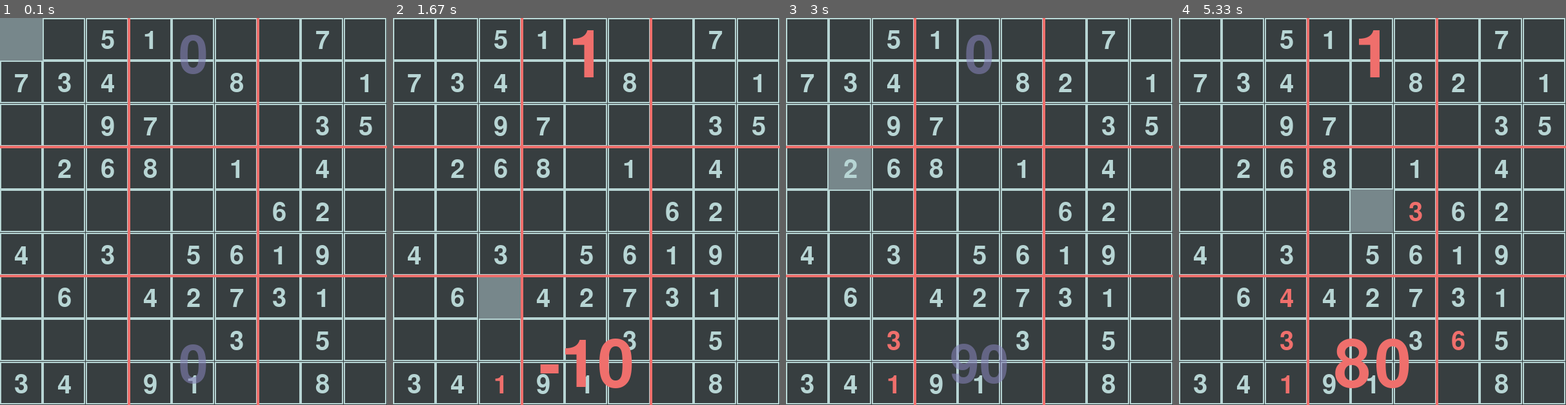
Above: before the commit, frames 1-4 (left to right).
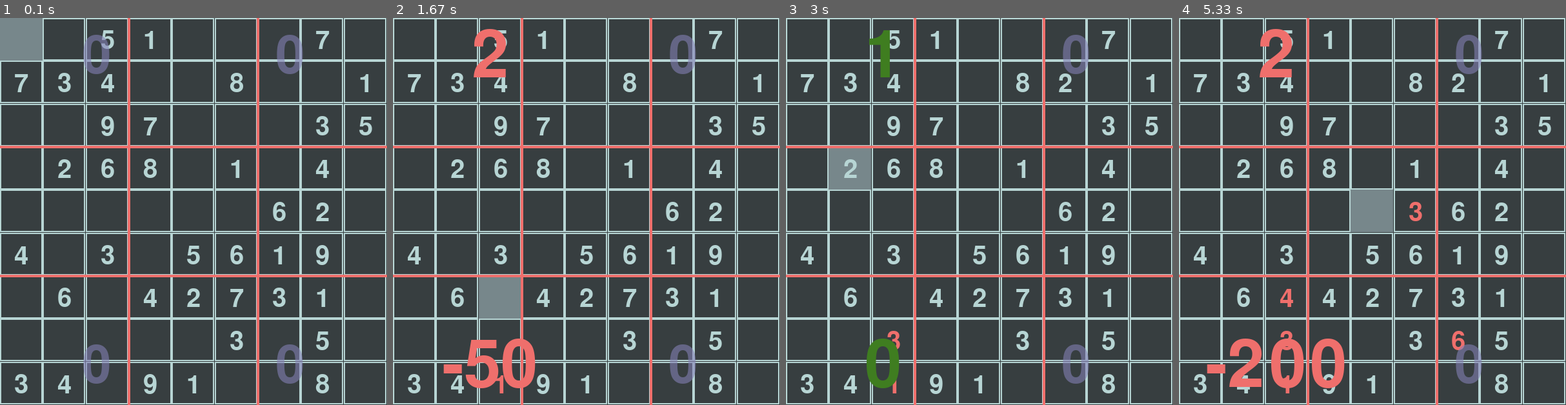
Above: after the commit, the same moments.

Repository: leifer98/soduko-python
Game: pygame game, started from soduko.py
The game is run twice, just before and just after one commit, with the same random seed, the same clock (stepped at 60 frames per second) and the same inputs.
Inputs (mouse positions are in pixels of both pictures, inside the frame that each line leads up to):
- Up to frame 1 (0.1 s): no input
- Up to frame 2 (1.67 s): hold Left 0.33-0.87 s; move the mouse to (578, 257) at 0.37 s; click (443, 172) at 0.95 s; hold Down 1.23-1.53 s; click (520, 304) at 1.32 s; tap 1 at 1.57 s
- Up to frame 3 (3 s): tap 3 at 1.97, 2.27, 2.4 s; click (878, 331) at 1.98 s; tap 4 at 2.05 s; hold 2 2.33-2.7 s; click (1080, 68) at 2.42 s; tap 5 at 2.48 s; click (871, 157) at 2.78 s
- Up to frame 4 (5.33 s): hold Up 3.07-3.43 s; click (1275, 304) at 3.15 s; tap 4 at 3.22 s; hold Up 3.47-3.77 s; click (1399, 203) at 3.55 s; tap 5 at 3.62, 4.68 s; hold 6 3.8-4.17 s; hold Up 3.8-4.17 s; click (1438, 350) at 3.88 s; tap 3 at 3.95, 5.08 s; click (1426, 261) at 4.25 s; hold Up 4.53-4.9 s; click (1465, 211) at 4.62 s; hold Right from 4.93 s (still down); move the mouse to (1353, 215) at 4.97 s; click (1353, 215) at 5.02 s

The runs differ from the first frame. In frame 1, 2.4% of the frame differs, in the area x 21-79%, y 4-95%; in frame 2, 4.2%; in frame 3, 3.0%; in frame 4, 4.8%, in the area x 7-79%, y 2-96%.

Commit message:
added 2 players

Diff:
--- a/soduko.py
+++ b/soduko.py
@@ -9,8 +9,8 @@
 pressed = pygame.key.get_pressed()
 black, white, red, green, blue, gray = (55, 62, 64), (183, 213, 212), (239, 111, 108), (63, 125, 32), (131, 128, 182), (119, 135, 139)
 reverted, solved = [], []
-score, delay, winloss = 0, 0, True
-
+score, delay, winloss, = 0, 0, True
+player, score2 = False, 0
 # hard
 # matrix = [[7,0,6,0,0,0,0,8,0],
 #           [0,0,2,1,0,0,0,0,6],
@@ -55,7 +55,7 @@
                 matrix[i][j] = matrix[i][j] - 10
 
 def square(posX,posY,value = 0):
-    global score, start_ticks, delay, winloss
+    global score, start_ticks, delay, winloss, score2
     pygame.draw.rect(surface, white, (posX * width / 9, posY * height / 9, width / 9, height / 9), 2)
     mouse = pygame.mouse.get_pos()
     if (posX * width / 9) + (width / 9)>mouse[0]>(posX * width / 9) and \
@@ -84,117 +84,189 @@
         if pressed[pygame.K_1] or pressed[pygame.K_KP1]:
             value = 1
             if not value == solved[posX][posY]:
-                score = score - 10 * int(math.sqrt((pygame.time.get_ticks() - start_ticks)/1000))
-                delay = int((pygame.time.get_ticks() - start_ticks) / 1000)
-                start_ticks = pygame.time.get_ticks()
-                winloss = False
-            elif not matrix[posX][posY] % 10 == value:
-                score += max(100 - 10 * int(math.sqrt((pygame.time.get_ticks() - start_ticks)/1000)), 20)
-                delay = int((pygame.time.get_ticks() - start_ticks) / 1000)
+                change = max(50,30 * int(math.sqrt((pygame.time.get_ticks() - start_ticks)/1000)))
+                if not player:
+                    score -= change
+                else:
+                    score2 -= change
+                delay = ((pygame.time.get_ticks() - start_ticks) / 1000)
+                start_ticks = pygame.time.get_ticks()
+                winloss = False
+            elif not matrix[posX][posY] % 10 == value:
+                change = max(100 - 10 * int(math.sqrt((pygame.time.get_ticks() - start_ticks)/1000)), 20)
+                if not player:
+                    score += change
+                else:
+                    score2 += change
+                delay = ((pygame.time.get_ticks() - start_ticks) / 1000)
                 start_ticks = pygame.time.get_ticks()
                 winloss = True
 
         elif pressed[pygame.K_2] or pressed[pygame.K_KP2]:
             value = 2
             if not value == solved[posX][posY]:
-                score = score - 10 * int(math.sqrt((pygame.time.get_ticks() - start_ticks)/1000))
-                delay = int((pygame.time.get_ticks() - start_ticks) / 1000)
-                start_ticks = pygame.time.get_ticks()
-                winloss = False
-            elif not matrix[posX][posY] % 10 == value:
-                score += max(100 - 10 * int(math.sqrt((pygame.time.get_ticks() - start_ticks)/1000)), 20)
-                delay = int((pygame.time.get_ticks() - start_ticks) / 1000)
+                change = max(50,30 * int(math.sqrt((pygame.time.get_ticks() - start_ticks)/1000)))
+                if not player:
+                    score -= change
+                else:
+                    score2 -= change
+                delay = ((pygame.time.get_ticks() - start_ticks) / 1000)
+                start_ticks = pygame.time.get_ticks()
+                winloss = False
+            elif not matrix[posX][posY] % 10 == value:
+                change = max(100 - 10 * int(math.sqrt((pygame.time.get_ticks() - start_ticks)/1000)), 20)
+                if not player:
+                    score += change
+                else:
+                    score2 += change
+                delay = ((pygame.time.get_ticks() - start_ticks) / 1000)
                 start_ticks = pygame.time.get_ticks()
                 winloss = True
 
         elif pressed[pygame.K_3] or pressed[pygame.K_KP3]:
             value = 3
             if not value == solved[posX][posY]:
-                score = score - 10 * int(math.sqrt((pygame.time.get_ticks() - start_ticks)/1000))
-                delay = int((pygame.time.get_ticks() - start_ticks) / 1000)
-                start_ticks = pygame.time.get_ticks()
-                winloss = False
-            elif not matrix[posX][posY] % 10 == value:
-                score += max(100 - 10 * int(math.sqrt((pygame.time.get_ticks() - start_ticks)/1000)), 20)
-                delay = int((pygame.time.get_ticks() - start_ticks) / 1000)
+                change = max(50,30 * int(math.sqrt((pygame.time.get_ticks() - start_ticks)/1000)))
+                if not player:
+                    score -= change
+                else:
+                    score2 -= change
+                delay = ((pygame.time.get_ticks() - start_ticks) / 1000)
+                start_ticks = pygame.time.get_ticks()
+                winloss = False
+            elif not matrix[posX][posY] % 10 == value:
+                change = max(100 - 10 * int(math.sqrt((pygame.time.get_ticks() - start_ticks)/1000)), 20)
+                if not player:
+                    score += change
+                else:
+                    score2 += change
+                delay = ((pygame.time.get_ticks() - start_ticks) / 1000)
                 start_ticks = pygame.time.get_ticks()
                 winloss = True
 
         elif pressed[pygame.K_4] or pressed[pygame.K_KP4]:
             value = 4
             if not value == solved[posX][posY]:
-                score = score - 10 * int(math.sqrt((pygame.time.get_ticks() - start_ticks)/1000))
-                delay = int((pygame.time.get_ticks() - start_ticks) / 1000)
-                start_ticks = pygame.time.get_ticks()
-                winloss = False
-            elif not matrix[posX][posY] % 10 == value:
-                score += max(100 - 10 * int(math.sqrt((pygame.time.get_ticks() - start_ticks)/1000)), 20)
-                delay = int((pygame.time.get_ticks() - start_ticks) / 1000)
+                change = max(50,30 * int(math.sqrt((pygame.time.get_ticks() - start_ticks)/1000)))
+                if not player:
+                    score -= change
+                else:
+                    score2 -= change
+                delay = ((pygame.time.get_ticks() - start_ticks) / 1000)
+                start_ticks = pygame.time.get_ticks()
+                winloss = False
+            elif not matrix[posX][posY] % 10 == value:
+                change = max(100 - 10 * int(math.sqrt((pygame.time.get_ticks() - start_ticks)/1000)), 20)
+                if not player:
+                    score += change
+                else:
+                    score2 += change
+                delay = ((pygame.time.get_ticks() - start_ticks) / 1000)
                 start_ticks = pygame.time.get_ticks()
                 winloss = True
 
         elif pressed[pygame.K_5] or pressed[pygame.K_KP5]:
             value = 5
             if not value == solved[posX][posY]:
-                score = score - 10 * int(math.sqrt((pygame.time.get_ticks() - start_ticks)/1000))
-                delay = int((pygame.time.get_ticks() - start_ticks) / 1000)
-                start_ticks = pygame.time.get_ticks()
-                winloss = False
-            elif not matrix[posX][posY] % 10 == value:
-                score += max(100 - 10 * int(math.sqrt((pygame.time.get_ticks() - start_ticks)/1000)), 20)
-                delay = int((pygame.time.get_ticks() - start_ticks) / 1000)
+                change = max(50,30 * int(math.sqrt((pygame.time.get_ticks() - start_ticks)/1000)))
+                if not player:
+                    score -= change
+                else:
+                    score2 -= change
+                delay = ((pygame.time.get_ticks() - start_ticks) / 1000)
+                start_ticks = pygame.time.get_ticks()
+                winloss = False
+            elif not matrix[posX][posY] % 10 == value:
+                change = max(100 - 10 * int(math.sqrt((pygame.time.get_ticks() - start_ticks)/1000)), 20)
+                if not player:
+                    score += change
+                else:
+                    score2 += change
+                delay = ((pygame.time.get_ticks() - start_ticks) / 1000)
                 start_ticks = pygame.time.get_ticks()
                 winloss = True
 
         elif pressed[pygame.K_6] or pressed[pygame.K_KP6]:
             value = 6
             if not value == solved[posX][posY]:
-                score = score - 10 * int(math.sqrt((pygame.time.get_ticks() - start_ticks)/1000))
-                delay = int((pygame.time.get_ticks() - start_ticks) / 1000)
-                start_ticks = pygame.time.get_ticks()
-                winloss = False
-            elif not matrix[posX][posY] % 10 == value:
-                score += max(100 - 10 * int(math.sqrt((pygame.time.get_ticks() - start_ticks)/1000)), 20)
-                delay = int((pygame.time.get_ticks() - start_ticks) / 1000)
+                change = max(50,30 * int(math.sqrt((pygame.time.get_ticks() - start_ticks)/1000)))
+                if not player:
+                    score -= change
+                else:
+                    score2 -= change
+                delay = ((pygame.time.get_ticks() - start_ticks) / 1000)
+                start_ticks = pygame.time.get_ticks()
+                winloss = False
+            elif not matrix[posX][posY] % 10 == value:
+                change = max(100 - 10 * int(math.sqrt((pygame.time.get_ticks() - start_ticks)/1000)), 20)
+                if not player:
+                    score += change
+                else:
+                    score2 += change
+                delay = ((pygame.time.get_ticks() - start_ticks) / 1000)
                 start_ticks = pygame.time.get_ticks()
                 winloss = True
 
         elif pressed[pygame.K_7] or pressed[pygame.K_KP7]:
             value = 7
             if not value == solved[posX][posY]:
-                score = score - 10 * int(math.sqrt((pygame.time.get_ticks() - start_ticks)/1000))
-                delay = int((pygame.time.get_ticks() - start_ticks) / 1000)
-                start_ticks = pygame.time.get_ticks()
-                winloss = False
-            elif not matrix[posX][posY] % 10 == value:
-                score += max(100 - 10 * int(math.sqrt((pygame.time.get_ticks() - start_ticks)/1000)), 20)
-                delay = int((pygame.time.get_ticks() - start_ticks) / 1000)
+                change = max(50,30 * int(math.sqrt((pygame.time.get_ticks() - start_ticks)/1000)))
+                if not player:
+                    score -= change
+                else:
+                    score2 -= change
+                delay = ((pygame.time.get_ticks() - start_ticks) / 1000)
+                start_ticks = pygame.time.get_ticks()
+                winloss = False
+            elif not matrix[posX][posY] % 10 == value:
+                change = max(100 - 10 * int(math.sqrt((pygame.time.get_ticks() - start_ticks)/1000)), 20)
+                if not player:
+                    score += change
+                else:
+                    score2 += change
+                delay = ((pygame.time.get_ticks() - start_ticks) / 1000)
                 start_ticks = pygame.time.get_ticks()
                 winloss = True
 
         elif pressed[pygame.K_8] or pressed[pygame.K_KP8]:
             value = 8
             if not value == solved[posX][posY]:
-                score = score - 10 * int(math.sqrt((pygame.time.get_ticks() - start_ticks)/1000))
-                delay = int((pygame.time.get_ticks() - start_ticks) / 1000)
-                start_ticks = pygame.time.get_ticks()
-                winloss = False
-            elif not matrix[posX][posY] % 10 == value:
-                score += max(100 - 10 * int(math.sqrt((pygame.time.get_ticks() - start_ticks)/1000)), 20)
-                delay = int((pygame.time.get_ticks() - start_ticks)/1000)
+                change = max(50,30 * int(math.sqrt((pygame.time.get_ticks() - start_ticks)/1000)))
+                if not player:
+                    score -= change
+                else:
+                    score2 -= change
+                delay = ((pygame.time.get_ticks() - start_ticks) / 1000)
+                start_ticks = pygame.time.get_ticks()
+                winloss = False
+            elif not matrix[posX][posY] % 10 == value:
+                change = max(100 - 10 * int(math.sqrt((pygame.time.get_ticks() - start_ticks)/1000)), 20)
+                if not player:
+                    score += change
+                else:
+                    score2 += change
+                delay = ((pygame.time.get_ticks() - start_ticks)/1000)
                 start_ticks = pygame.time.get_ticks()
                 winloss = True
 
         elif pressed[pygame.K_9] or pressed[pygame.K_KP9]:
             value = 9
             if not value == solved[posX][posY]:
-                score = score - 10 * int(math.sqrt((pygame.time.get_ticks() - start_ticks)/1000))
-                delay = int((pygame.time.get_ticks() - start_ticks) / 1000)
-                start_ticks = pygame.time.get_ticks()
-                winloss = False
-            elif not matrix[posX][posY] % 10 == value:
-                score += max(100 - 10 * int(math.sqrt((pygame.time.get_ticks() - start_ticks)/1000)), 20)
-                delay = int((pygame.time.get_ticks() - start_ticks) / 1000)
+                change = max(50,30 * int(math.sqrt((pygame.time.get_ticks() - start_ticks)/1000)))
+                if not player:
+                    score -= change
+                else:
+                    score2 -= change
+                delay = ((pygame.time.get_ticks() - start_ticks) / 1000)
+                start_ticks = pygame.time.get_ticks()
+                winloss = False
+            elif not matrix[posX][posY] % 10 == value:
+                change = max(100 - 10 * int(math.sqrt((pygame.time.get_ticks() - start_ticks)/1000)), 20)
+                if not player:
+                    score += change
+                else:
+                    score2 += change
+                delay = ((pygame.time.get_ticks() - start_ticks) / 1000)
                 start_ticks = pygame.time.get_ticks()
                 winloss = True
 
@@ -221,33 +293,58 @@
 
 def scorer():
     global delay, start_ticks
-    seconds = int((pygame.time.get_ticks() - start_ticks) / 1000)
     largeText = pygame.font.SysFont('britannic', int(height / 5))
     textSurf, textRect = text_objects(str(score), largeText, blue)
     textSurf.set_alpha(150)
-    if delay > 0:
-        largeText = pygame.font.SysFont('britannic', int(height / 4))
-        if winloss:
-            textSurf, textRect = text_objects(str(score), largeText, green)
-        else:
-            textSurf, textRect = text_objects(str(score), largeText, red)
-    textRect.center = (width/2, width - width/10)
+    largeText2 = pygame.font.SysFont('britannic', int(height / 5))
+    textSurf2, textRect2 = text_objects(str(score2), largeText2, blue)
+    textSurf2.set_alpha(150)
+
+    # if delay > 0:
+    #     largeText = pygame.font.SysFont('britannic', int(height / 4))
+    #     if winloss:
+    #         textSurf, textRect = text_objects(str(score), largeText, green)
+    #     else:
+    #         textSurf, textRect = text_objects(str(score), largeText, red)
+
+
+    if not player:
+        if delay > 0:
+            largeText = pygame.font.SysFont('britannic', int(height / 4))
+            if winloss:
+                textSurf, textRect = text_objects(str(score), largeText, green)
+            else:
+                textSurf, textRect = text_objects(str(score), largeText, red)
+    else:
+        if delay > 0:
+            largeText2 = pygame.font.SysFont('britannic', int(height / 4))
+            if winloss:
+                textSurf2, textRect2 = text_objects(str(score2), largeText2, green)
+            else:
+                textSurf2, textRect2 = text_objects(str(score2), largeText2, red)
+
+    textRect.center = (width / 4, width - width / 10)
     surface.blit(textSurf, textRect)
+    textRect2.center = (width - width / 4, width - width / 10)
+    surface.blit(textSurf2, textRect2)
 
 def timer():
-    global delay, start_ticks
+    global delay, start_ticks, player
     seconds = int((pygame.time.get_ticks() - start_ticks) / 1000)
     if delay > 0:
         temp = seconds
-        seconds = delay
-        if not temp < 1:
+        seconds = math.ceil(delay)
+        if not temp < 3:
             delay = 0
             start_ticks = pygame.time.get_ticks()
-
-    string = str(seconds)
+            player = not player
+
+    string, string2 = str(seconds), '0'
+    if player:
+        string2, string = str(seconds), '0'
     if seconds > 59 :
         minutes = int(seconds / 60)
-        seconds = seconds % 60
+        seconds = int(seconds % 60)
         string = str(minutes) + ':' + str(seconds)
         if seconds<10:
             string = str(minutes) + ':0' + str(seconds)
@@ -255,14 +352,33 @@
     largeText = pygame.font.SysFont('britannic', int(height / 5))
     textSurf, textRect = text_objects(string, largeText, blue)
     textSurf.set_alpha(150)
-    if delay > 0:
-        largeText = pygame.font.SysFont('britannic', int(height / 4))
-        if winloss:
-            textSurf, textRect = text_objects(string, largeText, green)
-        else:
-            textSurf, textRect = text_objects(string, largeText, red)
-    textRect.center = (width / 2, width / 10)
+
+    largeText2 = pygame.font.SysFont('britannic', int(height / 5))
+    textSurf2, textRect2 = text_objects(string2, largeText2, blue)
+    textSurf2.set_alpha(150)
+
+    if not player:
+        if delay > 0:
+            largeText = pygame.font.SysFont('britannic', int(height / 4))
+            if winloss:
+                textSurf, textRect = text_objects(string, largeText, green)
+            else:
+                textSurf, textRect = text_objects(string, largeText, red)
+    else:
+        if delay > 0:
+            largeText2 = pygame.font.SysFont('britannic', int(height / 4))
+            if winloss:
+                textSurf2, textRect2 = text_objects(string2, largeText2, green)
+            else:
+                textSurf2, textRect2 = text_objects(string2, largeText2, red)
+
+    textRect.center = (width / 4, width / 10)
     surface.blit(textSurf, textRect)
+    textRect2.center = (width - width / 4, width / 10)
+    surface.blit(textSurf2, textRect2)
+
+
+
 
 def loop():
     for event in pygame.event.get():
